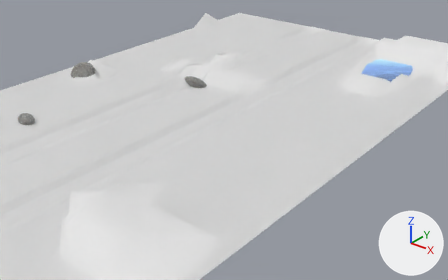
The Blender file Grafika2017/Grafika2017/trasa.blend: old version first, new version second.
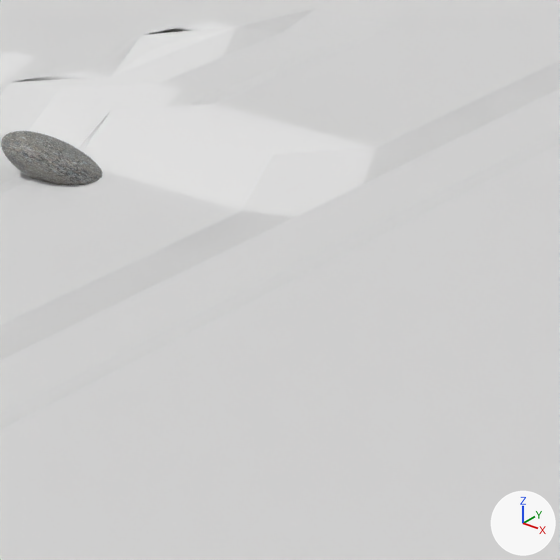
Old and new are each drawn from a 50 mm camera at (83.3, -26.9, 43.2) aimed at (19.7, 52.7, -6.1) and again close up on the part from 41% to 69% of the width and 17% to 61% of the height. The axes (+X, +Y, +Z) are drawn at lower right. The lights are the same throughout.
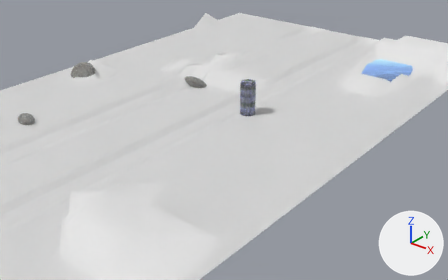
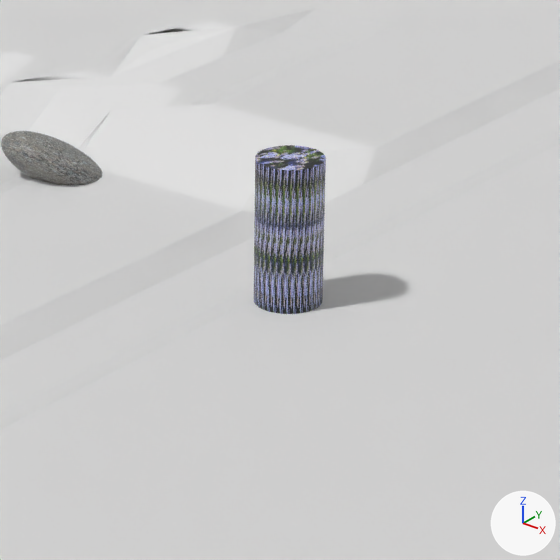
Where the change shows, as pixel boxes [x1, y1, x2, y2] in the close-ups (560 x 560 px):
'Cylinder.001', added
    after: [254, 145, 326, 314]

The change, as a list of edits to the scene's bpy script:
```text
Add img_krzew_tga:
    img_krzew_tga = load_image('krzew.tga', 'textury/krzew.tga', 300, 200, 'sRGB')
Add mat_krzew_tga:
    mat_krzew_tga = principled_material('krzew.tga')
    mat_krzew_tga.texture = img_krzew_tga
Add me_cylinder_001:
    me_cylinder_001.from_pydata(...)  # a 32-sided cylinder along z spanning x -1.0..1.0, y -1.0..1.0, z -1.0..1.0
    me_cylinder_001.materials.append(mat_krzew_tga)  # picture img_krzew_tga
Add ob_cylinder_001:
    ob_cylinder_001 = bpy.data.objects.new('Cylinder.001', me_cylinder_001)
    ob_cylinder_001.location = (21.0, 58.0, 0.81)
    ob_cylinder_001.scale = (1.39, 1.4, 3.08)
```
